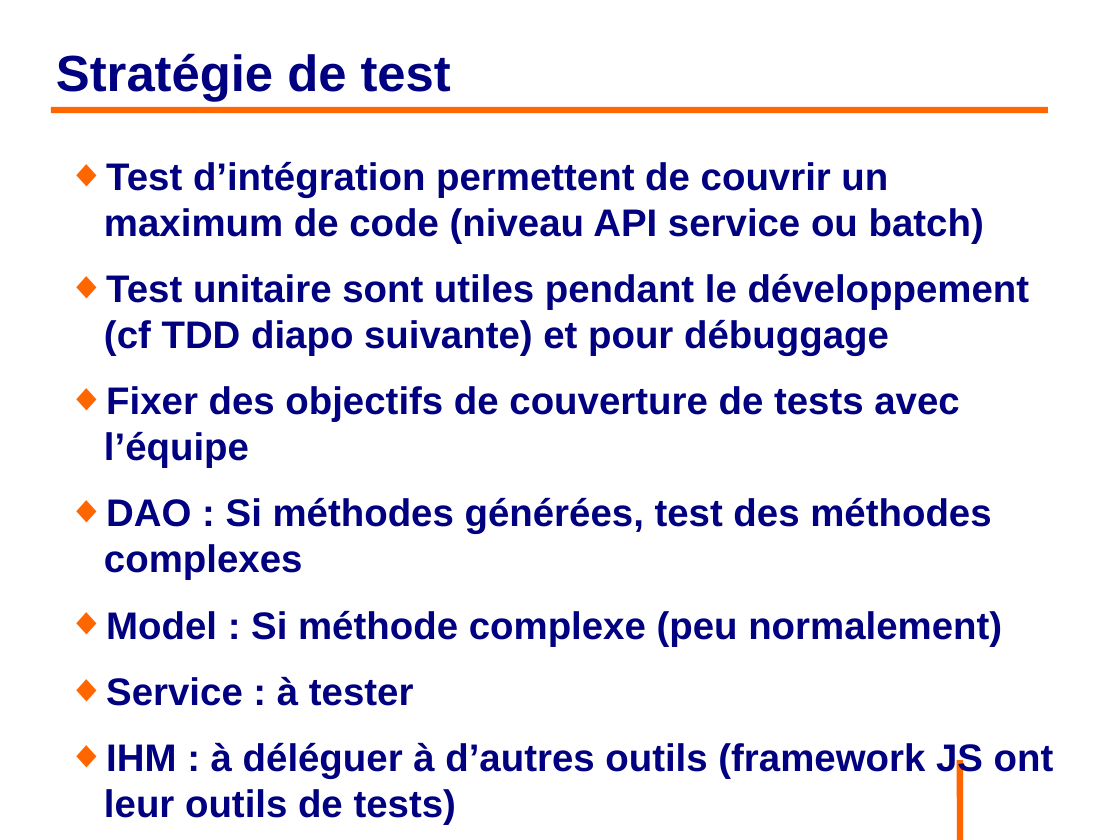
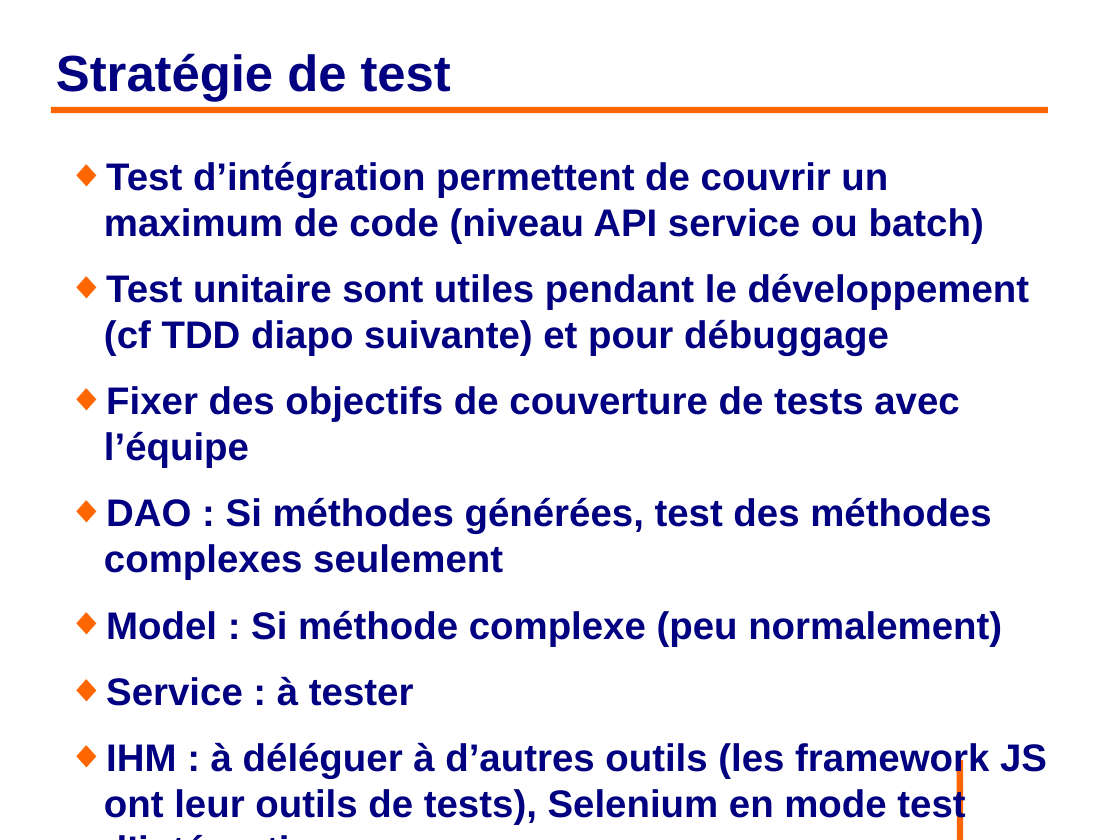
Before and after one commit to philphils/tests-unitaires-et-moins-unitaires, a slide deck: slide 37 of tests-unitaires-cours/nouveauDiapo/diapo_tests_unitaires.odp. Drawn at 1120x840 pixels with LibreOffice and Linux fonts; fonts in the diff are those of the drawing; background and template pictures are left out. Boxes give left, top, right and bottom in pixels: in the first picture for what was removed or moved away, otherwise in the second. Text is boxed around its words. In the diff, an @@ line names an element or a change of style, - is before the commit and + after.

Commit message:
Diapo partie base de test

```diff
--- a/tests-unitaires-cours/nouveauDiapo/diapo_tests_unitaires.odp
+++ b/tests-unitaires-cours/nouveauDiapo/diapo_tests_unitaires.odp
@@ text at [104, 497, 991, 580]: text changed @@
-◆ DAO : Si méthodes générées, test des méthodes complexes
+◆ DAO : Si méthodes générées, test des méthodes complexes seulement
@@ text at [104, 742, 1047, 825]: text changed @@
-◆ IHM : à déléguer à d’autres outils (framework JS ont leur outils de tests)
+◆ IHM : à déléguer à d’autres outils (les framework JS ont leur outils de tests), Selenium en mode test d’intégration
```
Also in this commit, not shown: 11 slides added.
